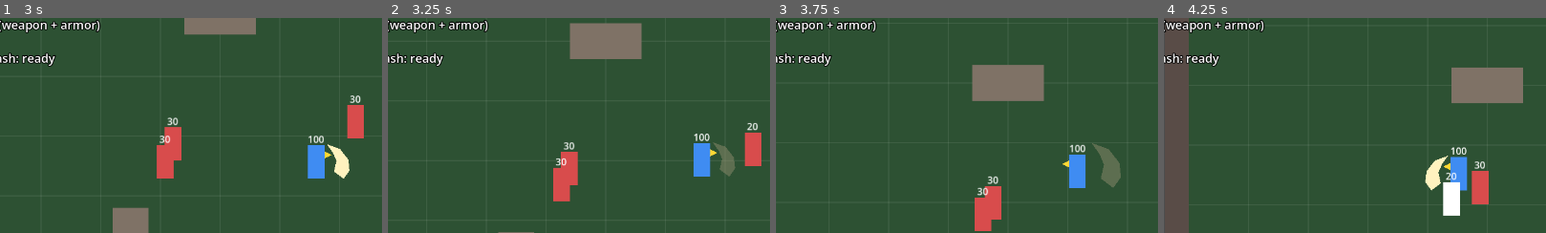
Above: before the commit, frames 1-4 (left to right).
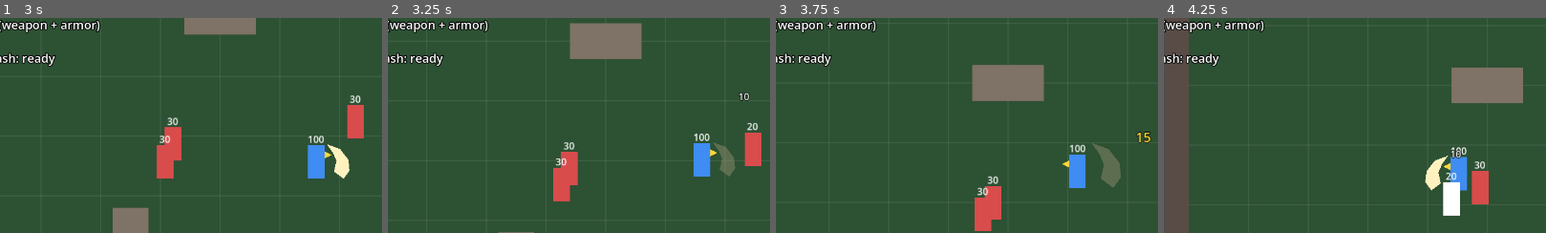
Above: after the commit, the same moments.

Repository: knc219-a11y/second-game
Game: Godot game, scene res://scenes/test_map.tscn
Two runs of this game, one before a commit and one after it. Both use one fixed random seed, a clock stepped at 60 frames per second and the inputs below.
Inputs:
- Up to frame 1 (3 s): hold Right (move_right) 0.53-1.28 s; hold X (attack) 0.53-1.28 s; tap Space (roll) at 0.8, 1.35, 2.3, 2.85 s; hold Down (move_down) 1.28-2.03 s; tap X (attack) at 1.55 s; hold Right (move_right) 2.03-2.78 s; hold X (attack) 2.03-2.78 s; hold Up (move_up) from 2.78 s (still down)
- Up to frame 2 (3.25 s): keep holding Up (move_up); tap X (attack) at 3.05 s
- Up to frame 3 (3.75 s): release Up (move_up) at 3.53 s; hold Left (move_left) from 3.53 s (still down); hold X (attack) from 3.53 s (still down)
- Up to frame 4 (4.25 s): keep holding Left (move_left); keep holding X (attack); tap Space (roll) at 3.8 s
The pictures show only the part of the screen within x 9-59%, y 14-64%; the shares and areas given below are measured in that part.

Frame 1 is identical in both runs. In frame 2, less than 0.1% of the frame differs, in the area x 91-95%, y 34-39%; in frame 3, 0.1%, in the area x 94-98%, y 52-59%; in frame 4, less than 0.1%.

Commit message:
Feel: floating damage numbers above enemies (big yellow for finisher/Q/shockwave, small blue for pet/ring)
Co-Authored-By: Claude Opus 5.5 (1M context) <noreply@anthropic.com>
Claude-Session: https://claude.ai/code/session_01Py7LouKqcMwD7n6mPbpoi3

Diff:
--- a/scripts/enemy.gd
+++ b/scripts/enemy.gd
@@ -71,6 +71,16 @@
 # read and dodge) and hits for less.
 @export var counter_startup: float = 0.45
 @export var counter_damage: int = 5
+# Floating damage number above the enemy on each hit: rises damage_number_rise px
+# and fades over damage_number_time s. Style (take_damage number_style):
+# 0 = normal hit, 1 = big hit (combo finisher, Q Dash Slash, set shockwave),
+# 2 = small side damage (pet bite, Spark Ring graze).
+@export var damage_number_time: float = 0.5
+@export var damage_number_rise: float = 28.0
+@export var damage_number_sizes: PackedInt32Array = PackedInt32Array([16, 22, 12])
+@export var damage_number_colors: PackedColorArray = PackedColorArray([
+	Color(1, 1, 1, 1), Color(1, 0.85, 0.2, 1), Color(0.65, 0.9, 1, 1),
+])
 
 enum AttackPhase { NONE, STARTUP, ACTIVE, RECOVERY }
 
@@ -284,8 +294,10 @@
 
 # direction: 1 = right, -1 = left, 0 = no knockback.
 # knockback_scale: multiplies knockback_distance (the Player's combo finisher pushes further).
-func take_damage(amount: int, direction: int = 0, knockback_scale: float = 1.0) -> void:
+# number_style: look of the floating damage number (see damage_number_sizes).
+func take_damage(amount: int, direction: int = 0, knockback_scale: float = 1.0, number_style: int = 0) -> void:
 	hp -= amount
+	_spawn_damage_number(amount, number_style)
 	hp_label.text = str(hp)
 	print("%s HP: %d" % [name, hp])
 	if hp <= 0:
@@ -315,6 +327,31 @@
 			counter_ready = true
 
 
+# A one-off Label in the world (not on the enemy, which may die from this hit).
+# Its tween follows time_scale, so it holds still during hitstop.
+func _spawn_damage_number(amount: int, style: int) -> void:
+	if not is_instance_valid(player):
+		return
+	var label := Label.new()
+	label.text = str(amount)
+	label.horizontal_alignment = HORIZONTAL_ALIGNMENT_CENTER
+	label.size = Vector2(60, 30)
+	label.add_theme_font_size_override("font_size", damage_number_sizes[style])
+	label.add_theme_color_override("font_color", damage_number_colors[style])
+	label.add_theme_constant_override("outline_size", 4)
+	label.add_theme_color_override("font_outline_color", Color(0, 0, 0, 1))
+	label.z_index = 20
+	# Above the HP label, nudged sideways so numbers from quick hits don't stack exactly.
+	label.position = global_position + Vector2(-30 + randf_range(-8.0, 8.0), -110)
+	player.get_parent().add_child(label)
+	var tween := label.create_tween()
+	tween.tween_property(label, "position:y", label.position.y - damage_number_rise, damage_number_time) \
+		.set_trans(Tween.TRANS_QUAD).set_ease(Tween.EASE_OUT)
+	tween.parallel().tween_property(label, "modulate:a", 0.0, damage_number_time * 0.5) \
+		.set_delay(damage_number_time * 0.5)
+	tween.tween_callback(label.queue_free)
+
+
 func _try_drop_loot() -> void:
 	if not is_instance_valid(player) or player.weapon_tier >= drop_tier:
 		return
--- a/scripts/pet.gd
+++ b/scripts/pet.gd
@@ -106,7 +106,7 @@
 	if global_position.distance_to(spot) < 2.0 or lunge_left <= 0.0:
 		lunge_left = 0.0
 		if global_position.distance_to(spot) < 24.0:
-			lunge_target.take_damage(bite_damage, 0)
+			lunge_target.take_damage(bite_damage, 0, 1.0, 2)
 			body.color = bite_color
 			flash_left = flash_duration
 			pop_left = flash_duration
--- a/scripts/player.gd
+++ b/scripts/player.gd
@@ -456,7 +456,7 @@
 			continue
 		dash_hit_targets.append(target)
 		print("Dash Slash hit %s" % target.name)
-		target.take_damage(dash_damage, dash_dir)
+		target.take_damage(dash_damage, dash_dir, 1.0, 1)
 		landed = true
 	# One hitstop per frame, like the combo.
 	if landed:
@@ -498,7 +498,7 @@
 		# Spark between the two hurtbox centers, i.e. where they rub.
 		var enemy_center: Vector2 = hit.collider.get_node("CollisionShape2D").global_position
 		_spawn_graze_spark((hurt_shape.global_position + enemy_center) / 2.0)
-		target.take_damage(ring_roll_damage, 0)
+		target.take_damage(ring_roll_damage, 0, 1.0, 2)
 
 
 # One-off star burst in the world (not on the enemy, which may die from the graze).
@@ -598,7 +598,8 @@
 			continue
 		hit_targets.append(target)
 		# Knock back along the facing locked at attack start, not the current facing.
-		target.take_damage(_hit_damage(), int(attack_pivot.scale.x), combo_knockback_scale[combo_index])
+		var finisher := combo_index == combo_damage.size() - 1
+		target.take_damage(_hit_damage(), int(attack_pivot.scale.x), combo_knockback_scale[combo_index], 1 if finisher else 0)
 		landed = true
 	# One hitstop per frame no matter how many enemies were hit together.
 	if landed:
@@ -639,7 +640,7 @@
 		if offset.length() > _shockwave_radius():
 			continue
 		var dir := facing if is_zero_approx(offset.x) else int(signf(offset.x))
-		enemy.take_damage(full_set_damage if has_full_set() else shockwave_damage, dir, shockwave_knockback_scale)
+		enemy.take_damage(full_set_damage if has_full_set() else shockwave_damage, dir, shockwave_knockback_scale, 1)
 		count += 1
 	print("Set shockwave hit %d enemies" % count)
 
